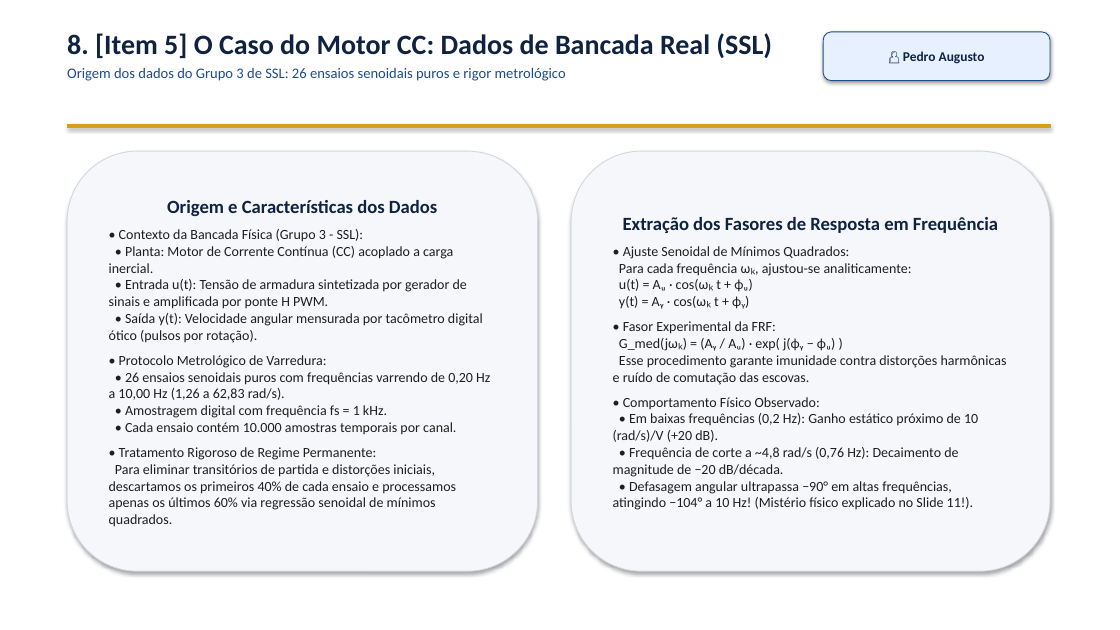
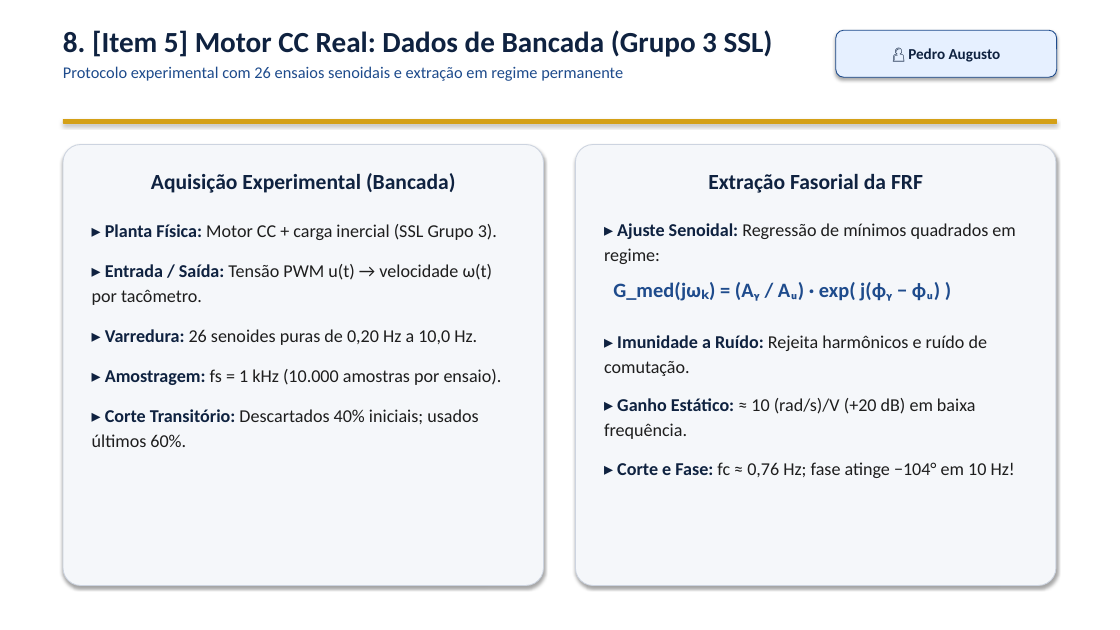
Before and after one commit to VPariz/masd-identificacao-n2cacgo, a slide deck: slide 9 of apresentacao/apresentacao_MASD_N2CACGO_IME.pptx. Drawn at 1120x630 pixels with LibreOffice and Linux fonts; fonts in the diff are those of the drawing. Boxes give left, top, right and bottom in pixels: in the first picture for what was removed or moved away, otherwise in the second. Text is boxed around its words. In the diff, an @@ line names an element or a change of style, - is before the commit and + after.

Commit message:
Improve slide readability, enlarge fonts, fix Simulink diagram, and add code validations to Pariz block

```diff
--- a/apresentacao/apresentacao_MASD_N2CACGO_IME.pptx
+++ b/apresentacao/apresentacao_MASD_N2CACGO_IME.pptx
@@ text at box(63, 30, 773, 81): text changed; size 12.5 to 14 pt @@
-8. [Item 5] O Caso do Motor CC: Dados de Bancada Real (SSL)
-Origem dos dados do Grupo 3 de SSL: 26 ensaios senoidais puros e rigor metrológico
+8. [Item 5] Motor CC Real: Dados de Bancada (Grupo 3 SSL)
+Protocolo experimental com 26 ensaios senoidais e extração em regime permanente
@@ rounded rectangle "👤 Pedro Augusto": place and size @@
-rounded rectangle "👤 Pedro Augusto" at box(823, 32, 1050, 81)
+rounded rectangle "👤 Pedro Augusto" at box(836, 30, 1057, 77)
@@ rounded rectangle "👤 Pedro Augusto" at box(836, 30, 1057, 77): size 11.5 to 13 pt @@
@@ rectangle: place and size @@
-rectangle at box(67, 124, 1050, 128)
+rectangle at box(63, 119, 1057, 123)
@@ rounded rectangle "Aquisição Experimental (Bancada)" at box(63, 145, 544, 586): vertical alignment middle to top; outline #D2D7E1 0.75 pt to #CDD4E0 0.75 pt; proportions changed @@
@@ rounded rectangle "Aquisição Experimental (Bancada)": place and size @@
-rounded rectangle "Aquisição Experimental (Bancada)" at box(67, 151, 538, 571)
+rounded rectangle "Aquisição Experimental (Bancada)" at box(63, 145, 544, 586)
@@ rounded rectangle "Extração Fasorial da FRF": place and size @@
-rounded rectangle "Extração Fasorial da FRF" at box(571, 151, 1050, 571)
+rounded rectangle "Extração Fasorial da FRF" at box(576, 145, 1056, 586)
@@ rounded rectangle "Extração Fasorial da FRF" at box(576, 145, 1056, 586): vertical alignment middle to top; outline #D2D7E1 0.75 pt to #CDD4E0 0.75 pt; proportions changed @@
@@ text in rounded rectangle at box(92, 173, 502, 447): text changed; size 12 to 15.5 pt @@
-Origem e Características dos Dados
-• Contexto da Bancada Física (Grupo 3 - SSL):
-• Planta: Motor de Corrente Contínua (CC) acoplado a carga inercial.
-• Entrada u(t): Tensão de armadura sintetizada por gerador de sinais e amplificada por ponte H PWM.
-• Saída y(t): Velocidade angular mensurada por tacômetro digital ótico (pulsos por rotação).
-• Protocolo Metrológico de Varredura:
-• 26 ensaios senoidais puros com frequências varrendo de 0,20 Hz a 10,00 Hz (1,26 a 62,83 rad/s).
-• Amostragem digital com frequência fs = 1 kHz.
-• Cada ensaio contém 10.000 amostras temporais por canal.
-• Tratamento Rigoroso de Regime Permanente:
-Para eliminar transitórios de partida e distorções iniciais, descartamos os primeiros 40% de cada ensaio e processamos apenas os últimos 60% via regressão senoidal de mínimos quadrados.
+Aquisição Experimental (Bancada)
+▸ Planta Física: Motor CC + carga inercial (SSL Grupo 3).
+▸ Entrada / Saída: Tensão PWM u(t) → velocidade ω(t) por tacômetro.
+▸ Varredura: 26 senoides puras de 0,20 Hz a 10,0 Hz.
+▸ Amostragem: fs = 1 kHz (10.000 amostras por ensaio).
+▸ Corte Transitório: Descartados 40% iniciais; usados últimos 60%.
@@ text in rounded rectangle at box(604, 174, 1015, 478): text changed; size 12 to 15.5 pt @@
-Extração dos Fasores de Resposta em Frequência
-• Ajuste Senoidal de Mínimos Quadrados:
-Para cada frequência ωₖ, ajustou-se analiticamente:
-u(t) = Aᵤ · cos(ωₖ t + ϕᵤ)
-y(t) = Aᵧ · cos(ωₖ t + ϕᵧ)
-• Fasor Experimental da FRF:
-G_med(jωₖ) = (Aᵧ / Aᵤ) · exp( j(ϕᵧ − ϕᵤ) )
-Esse procedimento garante imunidade contra distorções harmônicas e ruído de comutação das escovas.
-• Comportamento Físico Observado:
-• Em baixas frequências (0,2 Hz): Ganho estático próximo de 10 (rad/s)/V (+20 dB).
-• Frequência de corte a ~4,8 rad/s (0,76 Hz): Decaimento de magnitude de −20 dB/década.
-• Defasagem angular ultrapassa −90° em altas frequências, atingindo −104° a 10 Hz! (Mistério físico explicado no Slide 11!).
+Extração Fasorial da FRF
+▸ Ajuste Senoidal: Regressão de mínimos quadrados em regime:
+G_med(jωₖ) = (Aᵧ / Aᵤ) · exp( j(ϕᵧ − ϕᵤ) )
+▸ Imunidade a Ruído: Rejeita harmônicos e ruído de comutação.
+▸ Ganho Estático: ≈ 10 (rad/s)/V (+20 dB) em baixa frequência.
+▸ Corte e Fase: fc ≈ 0,76 Hz; fase atinge −104° em 10 Hz!
```
Also in this commit, not shown: 9 other slides changed, 4 slides added, 4 slides removed, 9 other files.
